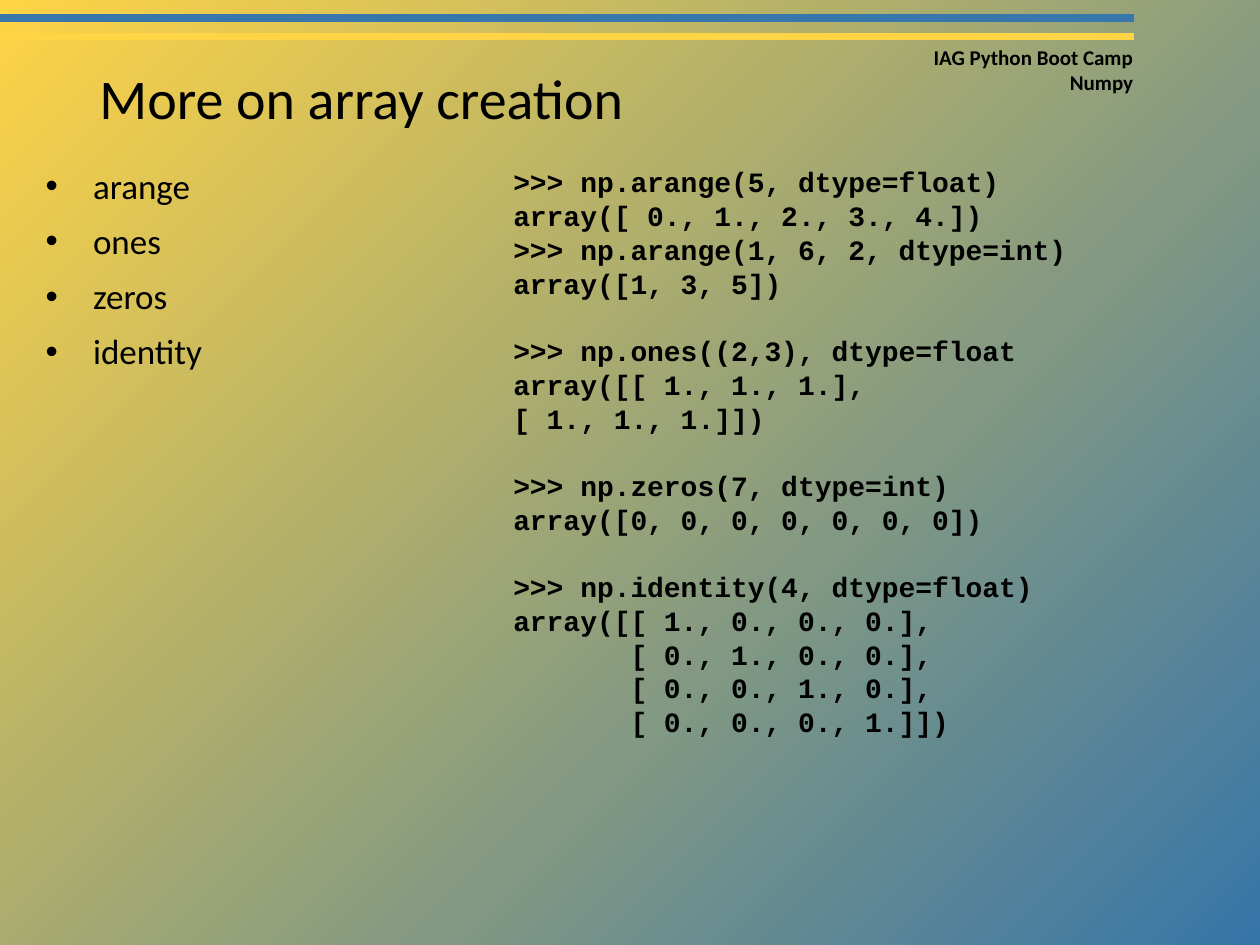
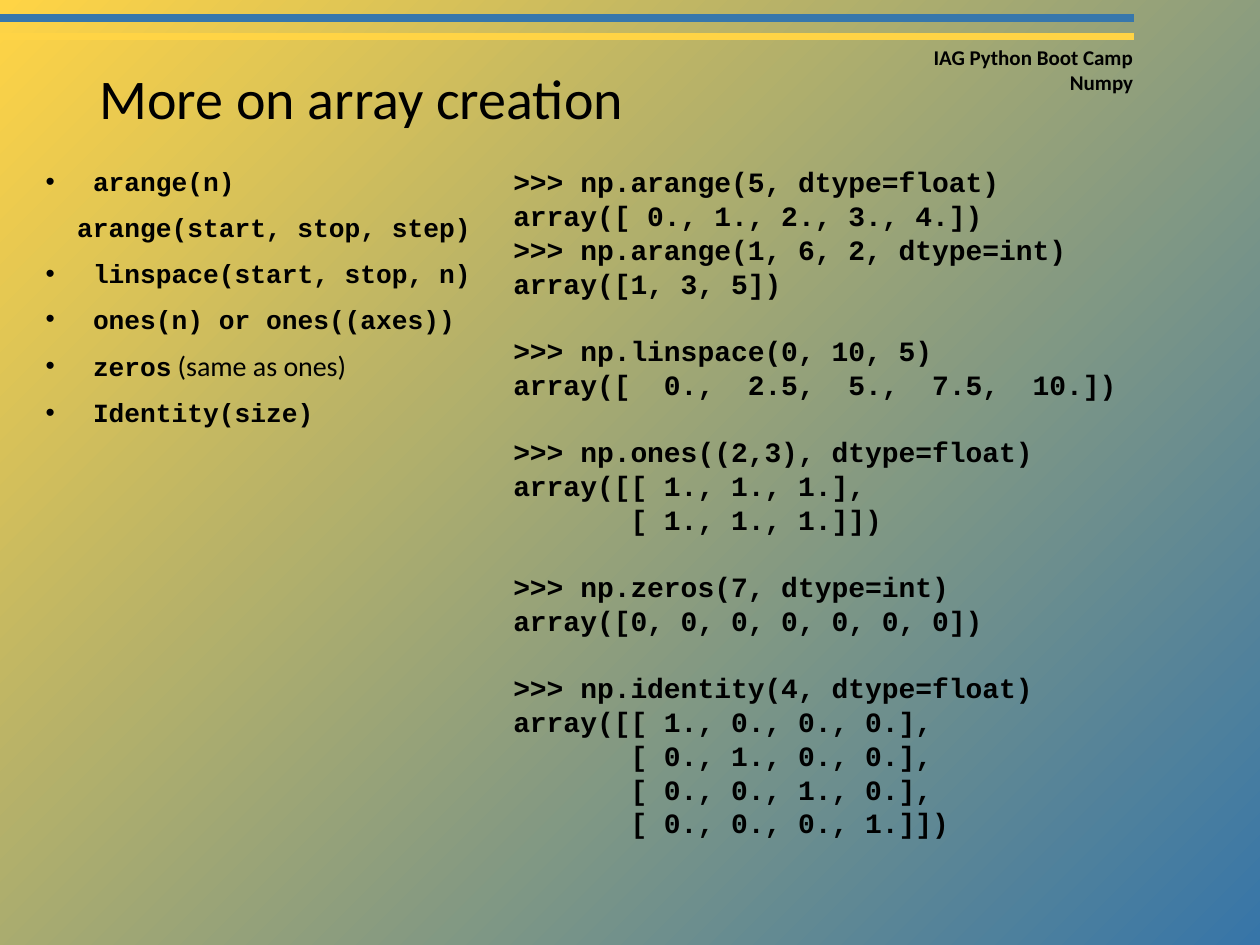
Before and after one commit to PythonBootCampIAG-USP/material2015, a slide deck: slide 11 of NumPy.pptx. Drawn at 1260x945 pixels with LibreOffice and Linux fonts; fonts in the diff are those of the drawing; background and template pictures are left out. Boxes give left, top, right and bottom in pixels: in the first picture for what was removed or moved away, otherwise in the second. Text is boxed around its words. In the diff, an @@ line names an element or a change of style, - is before the commit and + after.

```diff
--- a/NumPy.pptx
+++ b/NumPy.pptx
@@ text at (x1=77, y1=173, x2=471, y2=428): text changed; size 20 to 15 pt; font Calibri to Courier New; bold on @@
-• arange
-• ones
-• zeros
-• identity
+• arange(n)
+arange(start, stop, step)
+• linspace(start, stop, n)
+• ones(n) or ones((axes))
+• zeros (same as ones)
+• Identity(size)
@@ text at (x1=513, y1=341, x2=1117, y2=468): text changed @@
->>> np.ones((2,3), dtype=float
+>>> np.linspace(0, 10, 5)
+array([ 0., 2.5, 5., 7.5, 10.])
+>>> np.ones((2,3), dtype=float)
```
Also in this commit, not shown: 1 other file.
